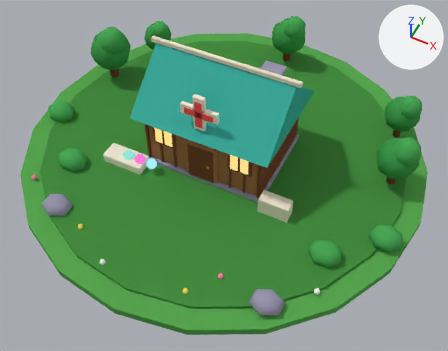
One commit to the Blender file blender/models/bld_inf_2.blend: the scene before it, then after it.
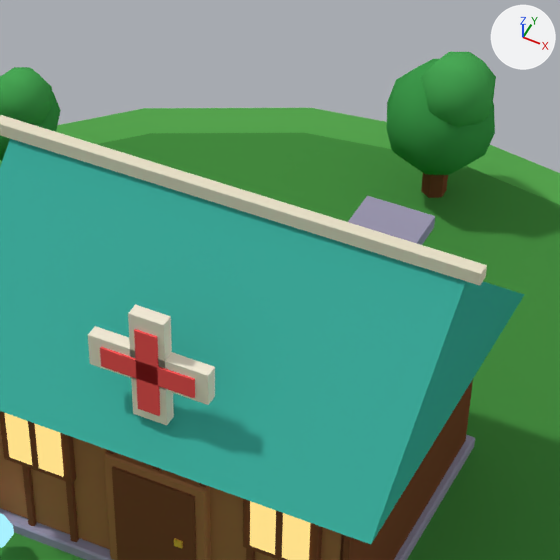
Old and new are each drawn whole from a 50 mm camera at (6.03, -12.06, 13.9) aimed at (0.75, -1.5, 0.7) and again close up on the part from 34% to 73% of the width and 0% to 49% of the height. The axes (+X, +Y, +Z) are drawn at upper right. The lights are the same throughout. The last two pictures show the newer version.

In view in the first close-up: 'box', 'box.010', 'box.013', 'box.014', 'box.015', 'ground', 'ground2', 'roof', 'sph.008', 'sph.011', 'sph.012', 'walls' and 19 more.
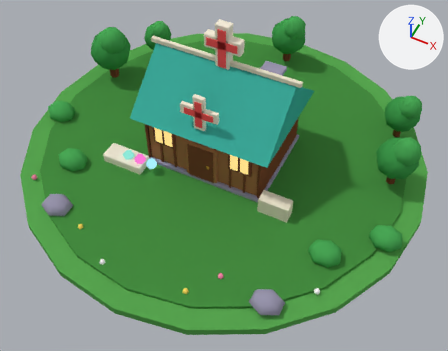
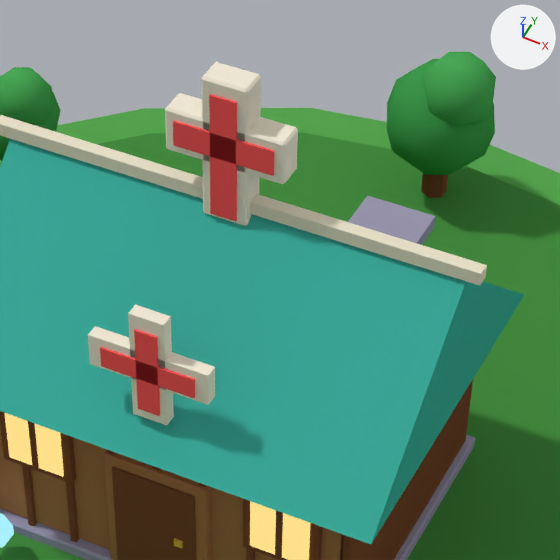
Pixel boxes (x1, y1, x2, y2) of what changed, in the close-ups (560 x 560 px):
```json
{"object": "box.031", "change": "recoloured, mesh rescaled, moved", "after": [201, 62, 261, 226], "on screen": "not visible before"}
{"object": "box.032", "change": "added", "after": [165, 93, 298, 184], "on screen": "pale yellow"}
{"object": "box.033", "change": "added", "after": [209, 94, 237, 222], "on screen": "red"}
{"object": "box.034", "change": "added", "after": [173, 120, 275, 176], "on screen": "red"}
```

Scene script edits in JSON lines:
```json
{"block": "me_box_031", "where": "# used by ob_box_031; location = (0.0, -3.6, 0.0)"}
{"op": "remove", "block": "me_box_031", "code": "me_box_031.from_pydata(...)  # 8 vertices, 6 faces; spans x -0.8..0.8, y -1.6..1.6, z 0.0..0.06"}
{"op": "remove", "block": "me_box_031", "code": "me_box_031.materials.append(mat_m_c9a86a)  # orange #c9a86a"}
{"op": "add", "block": "me_box_031", "code": "me_box_031.from_pydata(...)  # 8 vertices, 6 faces; spans x -0.21..0.21, y -0.13..0.13, z 0.0..1.35"}
{"block": "me_box_031", "change": "me_box_031 part 1: the whole mesh is scaled about the mesh origin by (0.259, 0.0812, 22.5)"}
{"op": "add", "block": "me_box_031", "code": "me_box_031.materials.append(mat_m_f2ead6)  # pale yellow #f2ead6"}
{"op": "add", "block": "me_box_034", "code": ["me_box_034 = bpy.data.meshes.new('box.034')", "me_box_034.from_pydata(...)  # a box spanning x -0.45..0.45, y -0.15..0.15, z 0.0..0.234", "me_box_034.materials.append(mat_m_ff5a5a)  # red #ff5a5a"]}
{"op": "add", "block": "me_box_033", "code": ["me_box_033 = bpy.data.meshes.new('box.033')", "me_box_033.from_pydata(...)  # a box spanning x -0.117..0.117, y -0.15..0.15, z 0.0..1.17", "me_box_033.materials.append(mat_m_ff5a5a)  # red #ff5a5a"]}
{"op": "add", "block": "me_box_032", "code": ["me_box_032 = bpy.data.meshes.new('box.032')", "me_box_032.from_pydata(...)  # a box spanning x -0.54..0.54, y -0.13..0.13, z 0.0..0.414", "me_box_032.materials.append(mat_m_f2ead6)  # pale yellow #f2ead6"]}
{"op": "set", "path": "ob_box_031.location", "old": "(0.0, -3.6, 0.0)", "new": "(0.0, 0.0, 3.3)"}
{"op": "add", "block": "ob_box_034", "code": ["ob_box_034 = bpy.data.objects.new('box.034', me_box_034)", "ob_box_034.location = (0.0, 0.0, 3.93)"]}
{"op": "add", "block": "ob_box_033", "code": ["ob_box_033 = bpy.data.objects.new('box.033', me_box_033)", "ob_box_033.location = (0.0, 0.0, 3.35)"]}
{"op": "add", "block": "ob_box_032", "code": ["ob_box_032 = bpy.data.objects.new('box.032', me_box_032)", "ob_box_032.location = (0.0, 0.0, 3.84)", "_m = ob_box_032.modifiers.new('bevel', 'BEVEL')", "_m.width = 0.02", "_m.width_pct = 0.02"]}
```
